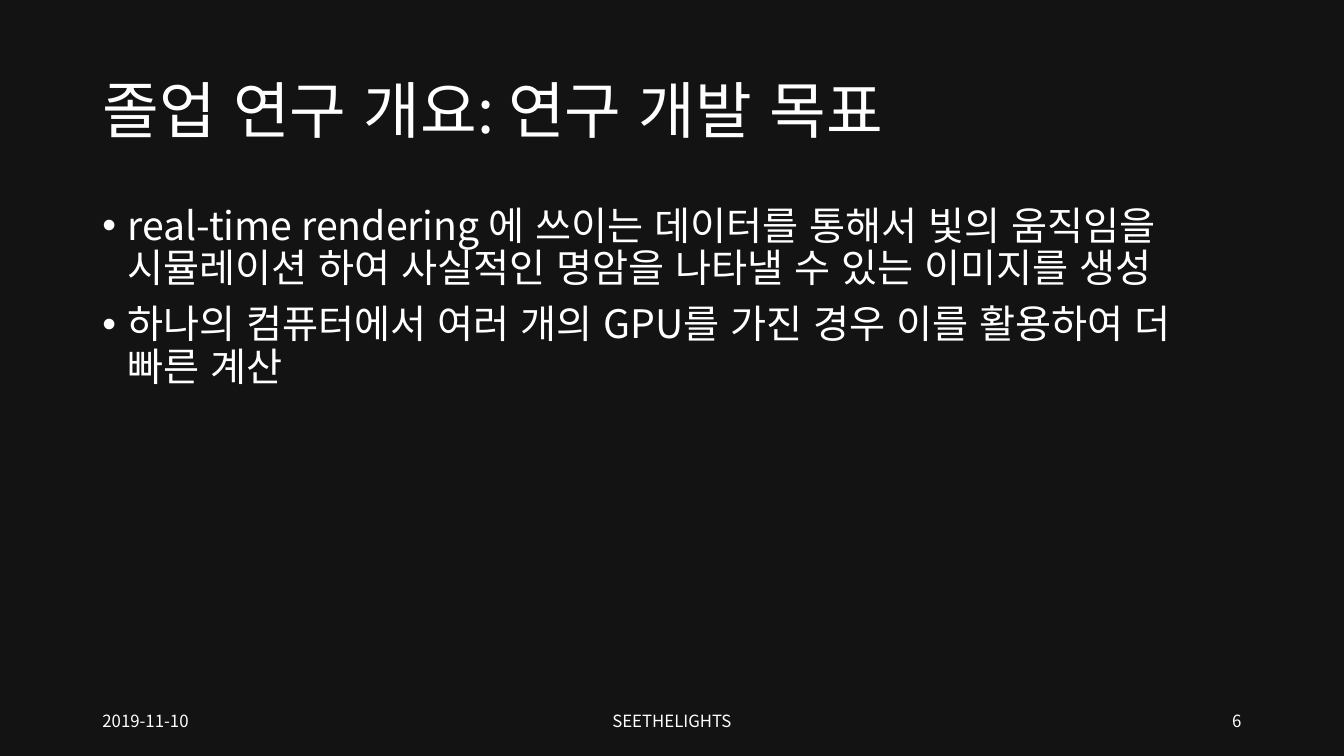
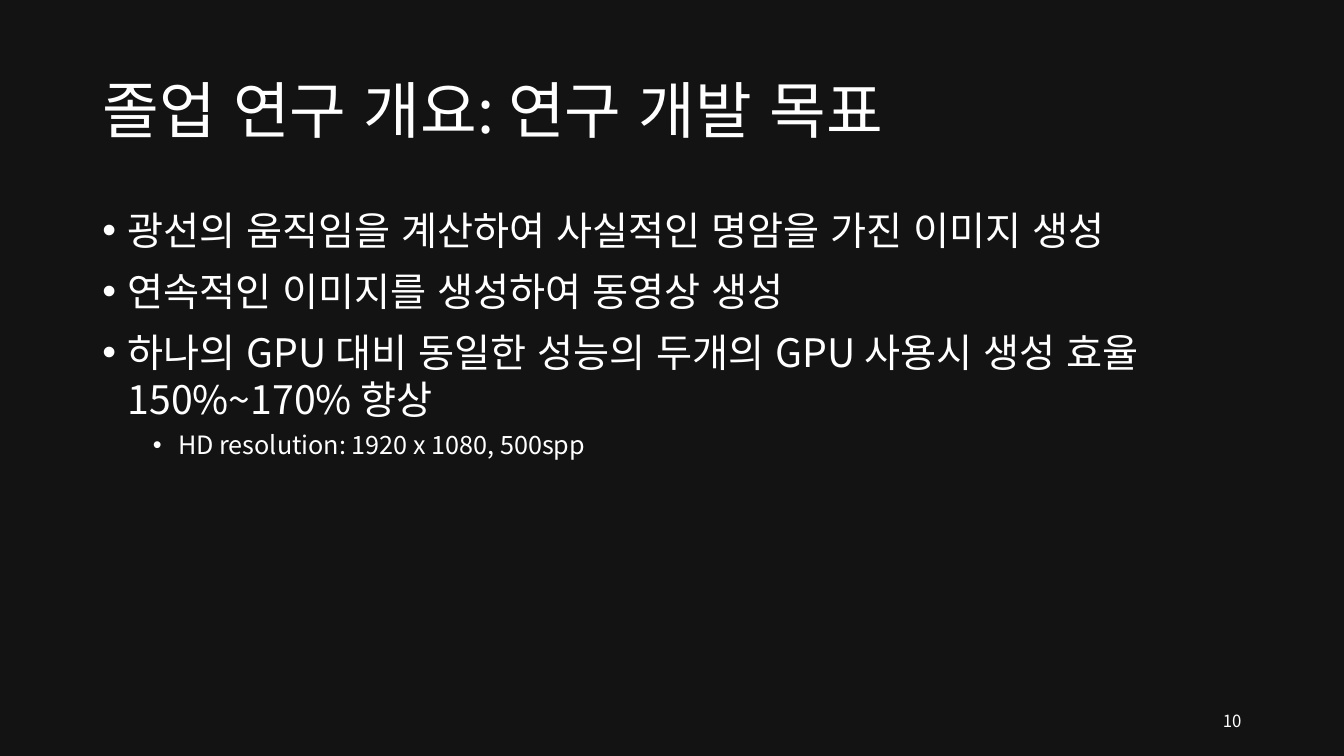
Before and after one commit to SEETHELGIHT/CapstonePlanning, a slide deck: slide 10 of doc/GPU-Accelerated_Ray_Tracing.pptx (slide 6 before the commit). Drawn at 1344x756 pixels with LibreOffice and Linux fonts; fonts in the diff are those of the drawing. Boxes give left, top, right and bottom in pixels: in the first picture for what was removed or moved away, otherwise in the second. Text is boxed around its words. In the diff, an @@ line names an element or a change of style, - is before the commit and + after.

```diff
--- a/doc/GPU-Accelerated_Ray_Tracing.pptx
+++ b/doc/GPU-Accelerated_Ray_Tracing.pptx
@@ text at [128, 212, 1138, 460]: text changed @@
-• real-time rendering 에 쓰이는 데이터를 통해서 빛의 움직임을 시뮬레이션 하여 사실적인 명암을 나타낼 수 있는 이미지를 생성
-• 하나의 컴퓨터에서 여러 개의 GPU를 가진 경우 이를 활용하여 더 빠른 계산
+• 광선의 움직임을 계산하여 사실적인 명암을 가진 이미지 생성
+• 연속적인 이미지를 생성하여 동영상 생성
+• 하나의 GPU 대비 동일한 성능의 두개의 GPU 사용시 생성 효율 150%~170% 향상
+  • HD resolution: 1920 x 1080, 500spp
@@ text removed at [102, 714, 188, 727] @@
-2019-11-10
@@ text removed at [612, 714, 731, 727] @@
-SEETHELIGHTS
@@ page number at [1223, 714, 1242, 727]: text changed @@
-6
+10
```
Also in this commit, not shown: 19 other slides changed, 5 slides added, 2 slides removed.
